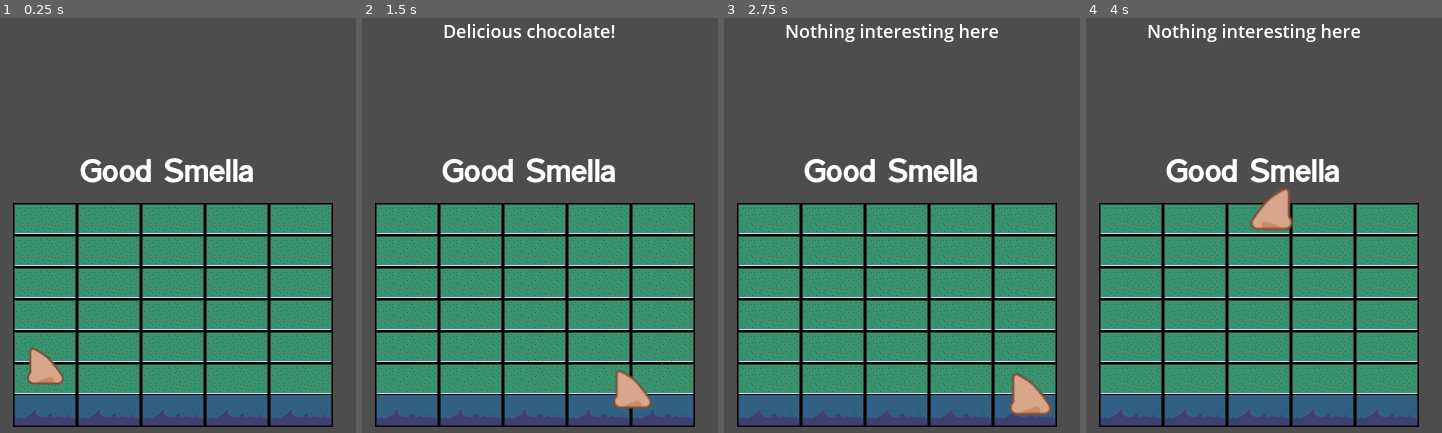
Above: before the commit, frames 1-4 (left to right).
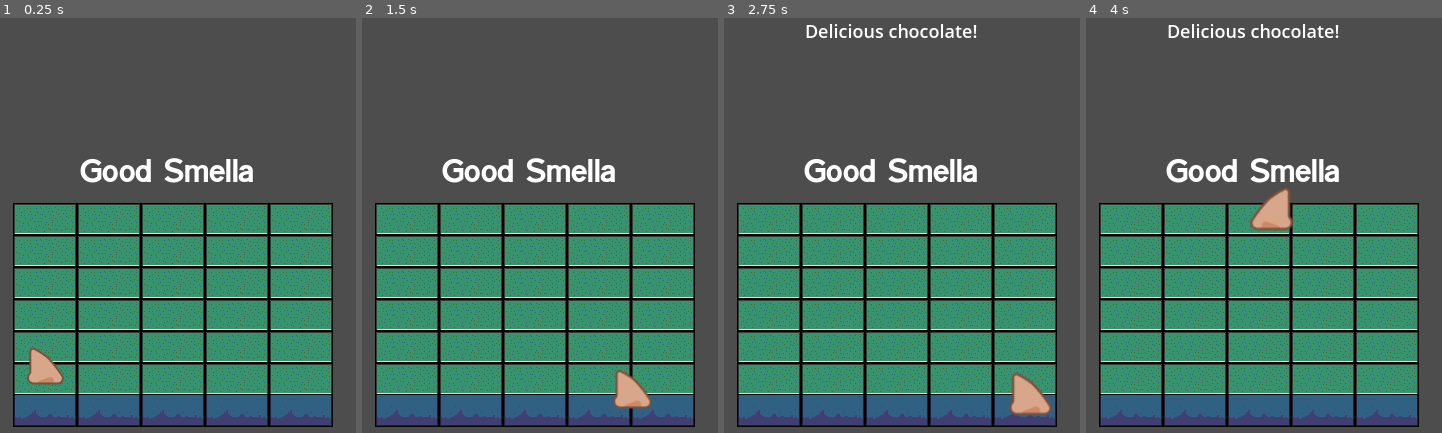
Above: after the commit, the same moments.

Repository: ArrHarper/good-smells-game
Game: Godot game, scene res://scenes/main/main.tscn
Two runs of this game, one before a commit and one after it. Both use one fixed random seed, a clock stepped at 60 frames per second and the inputs below.
Inputs:
- Up to frame 1 (0.25 s): no input
- Up to frame 2 (1.5 s): tap Enter at 0.5 s; hold Right (ui_right) 0.53-1.28 s; tap Space (smell) at 0.6, 1.35 s; hold Down (ui_down) from 1.28 s (still down)
- Up to frame 3 (2.75 s): release Down (ui_down) at 2.03 s; hold Right (ui_right) from 2.03 s (still down); tap Space (smell) at 2.1 s
- Up to frame 4 (4 s): release Right (ui_right) at 2.78 s; hold Up (ui_up) 2.78-3.53 s; tap Space (smell) at 2.85, 3.6 s; hold Left (ui_left) from 3.53 s (still down)

The runs differ from the first frame. In frame 1, less than 0.1% of the frame differs, in the area x 32-84%, y 84-88%; in frame 2, 0.7%; in frame 3, 1.0%, in the area x 17-88%, y 1-68%; in frame 4, 1.0%.

Commit message:
enhanced smells detection to be a search

Diff:
--- a/scenes/main/main.tscn
+++ b/scenes/main/main.tscn
@@ -75,7 +75,7 @@
 position = Vector2(32, -28)
 
 [node name="GoodSmell1" parent="." instance=ExtResource("4_lfxvs")]
-position = Vector2(100, -19)
+position = Vector2(97, -81)
 smell_name = "Flowers"
 smell_type = "good"
 smell_message = "Mmm, fresh flowers!"
@@ -83,7 +83,7 @@
 particles_color = Color(0, 1, 0, 1)
 
 [node name="BadSmell1" parent="." instance=ExtResource("4_lfxvs")]
-position = Vector2(163, -18)
+position = Vector2(159, -48)
 smell_name = "Garbage"
 smell_type = "bad"
 smell_message = "Eww, something stinks!"
@@ -91,7 +91,7 @@
 particles_color = Color(1, 0, 0, 1)
 
 [node name="EpicSmell1" parent="." instance=ExtResource("4_lfxvs")]
-position = Vector2(288, -18)
+position = Vector2(286, -82)
 smell_name = "Chocolate"
 smell_type = "epic"
 smell_message = "Delicious chocolate!"
--- a/scenes/player/player.gd
+++ b/scenes/player/player.gd
@@ -45,9 +45,11 @@
 		var smell_detector = Area2D.new()
 		smell_detector.name = "SmellDetector"
 
-		# Copy the collision shape from the player
+		# Create a circle shape with 64px radius for smell detection
 		var collision_shape = CollisionShape2D.new()
-		collision_shape.shape = $CollisionShape2D.shape.duplicate()
+		var shape = CircleShape2D.new()
+		shape.radius = 64  # Match with visual smell radius
+		collision_shape.shape = shape
 		smell_detector.add_child(collision_shape)
 
 		add_child(smell_detector)
@@ -159,6 +161,39 @@
 	scale_tween.tween_property($Sprite2D, "scale", Vector2(1.2, 1.2), 0.5)
 	scale_tween.tween_property($Sprite2D, "scale", Vector2(1.0, 1.0), 0.5)
 
+	# Add visual indicator for the "smell radius"
+	var smell_radius = 64  # Match with smell detector radius
+	if not has_node("SmellRadius"):
+		var radius_indicator = Node2D.new()
+		radius_indicator.name = "SmellRadius"
+
+		# Create a simple circle visual for the radius
+		var radius_circle = Control.new()
+		radius_circle.name = "RadiusCircle"
+		radius_indicator.add_child(radius_circle)
+
+		# Draw the circle in _process
+		radius_circle.set_script(GDScript.new())
+		radius_circle.get_script().source_code = """
+extends Control
+
+func _draw():
+	draw_circle(Vector2.ZERO, %s, Color(0.5, 0.5, 1.0, 0.3))
+	draw_arc(Vector2.ZERO, %s, 0, TAU, 32, Color(0.5, 0.5, 1.0, 0.7), 2)
+
+func _process(_delta):
+	queue_redraw()
+""" % [smell_radius, smell_radius]
+
+		add_child(radius_indicator)
+
+	# Show the smell radius with animation
+	if has_node("SmellRadius"):
+		$SmellRadius.scale = Vector2.ZERO
+		var radius_tween = create_tween()
+		radius_tween.tween_property($SmellRadius, "scale", Vector2(1, 1), 0.5)
+		radius_tween.tween_property($SmellRadius, "scale", Vector2(0, 0), 0.5)
+
 	# Start the smell timer
 	$SmellTimer.start()
 
@@ -180,9 +215,11 @@
 		# Check if any of the overlapping areas are smells
 		for area in areas:
 			if area is Smell and not area.collected:
-				# Trigger the smell
+				# Call the detect function to show and animate the smell
+				area.detect()
+
+				# Signal that smell was detected to update UI
 				emit_signal("smell_detected", area.smell_message, area.smell_type)
-				area.collected = true
 				smell_found = true
 				break
 
--- a/scenes/smells/smell.gd
+++ b/scenes/smells/smell.gd
@@ -7,6 +7,7 @@
 @export var smell_message: String = "You smell something..."
 @export var points: int = 0
 @export var collected: bool = false
+@export var detected: bool = false
 
 # Visual representation variables
 @export var particles_color: Color = Color(1, 1, 1)
@@ -21,8 +22,12 @@
 		collision.shape = shape
 		add_child(collision)
 
-	# Set up visual particles
+	# Set up visual particles but make them hidden initially
 	setup_particles()
+
+	# Hide particles initially
+	if particle_system:
+		particle_system.modulate.a = 0.0
 
 	# Connect signal
 	connect("body_entered", _on_body_entered)
@@ -51,14 +56,27 @@
 
 func _on_body_entered(body):
 	if body is CharacterBody2D and not collected:
-		# Only interact with the player
-		if body.has_signal("smell_detected"):
-			body.emit_signal("smell_detected", smell_message, smell_type)
-			collected = true
+		# This function no longer immediately collects the smell.
+		# The player now needs to use their smell ability to detect it.
+		pass
 
-			# Visual feedback
-			if particle_system:
-				# Create collection effect
-				var tween = create_tween()
-				tween.tween_property(particle_system, "modulate", Color(1, 1, 1, 0), 1.0)
-				tween.tween_callback(queue_free)
+# New function to detect and animate the smell when player uses smell ability
+func detect():
+	if not detected and not collected:
+		detected = true
+
+		# Show particles rising with animation
+		if particle_system:
+			# First make particles visible
+			particle_system.modulate.a = 1.0
+
+			# Create rising and fading animation
+			var tween = create_tween()
+			tween.tween_property(particle_system, "position", Vector2(0, -30), 1.5)
+			tween.parallel().tween_property(particle_system, "modulate", Color(1, 1, 1, 0), 1.5)
+			tween.tween_callback(mark_collected)
+
+# Called when the smell animation is complete
+func mark_collected():
+	if not collected:
+		collected = true
